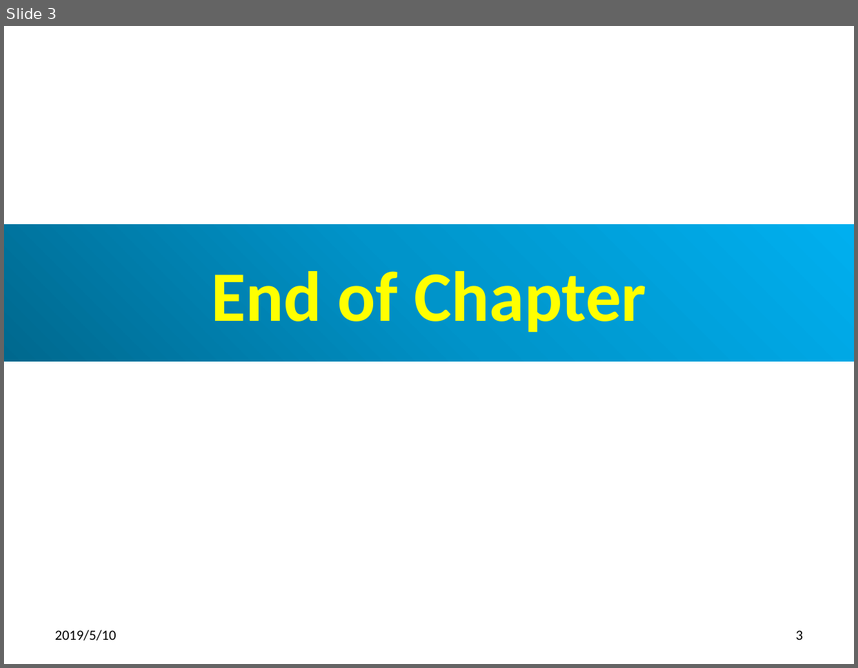
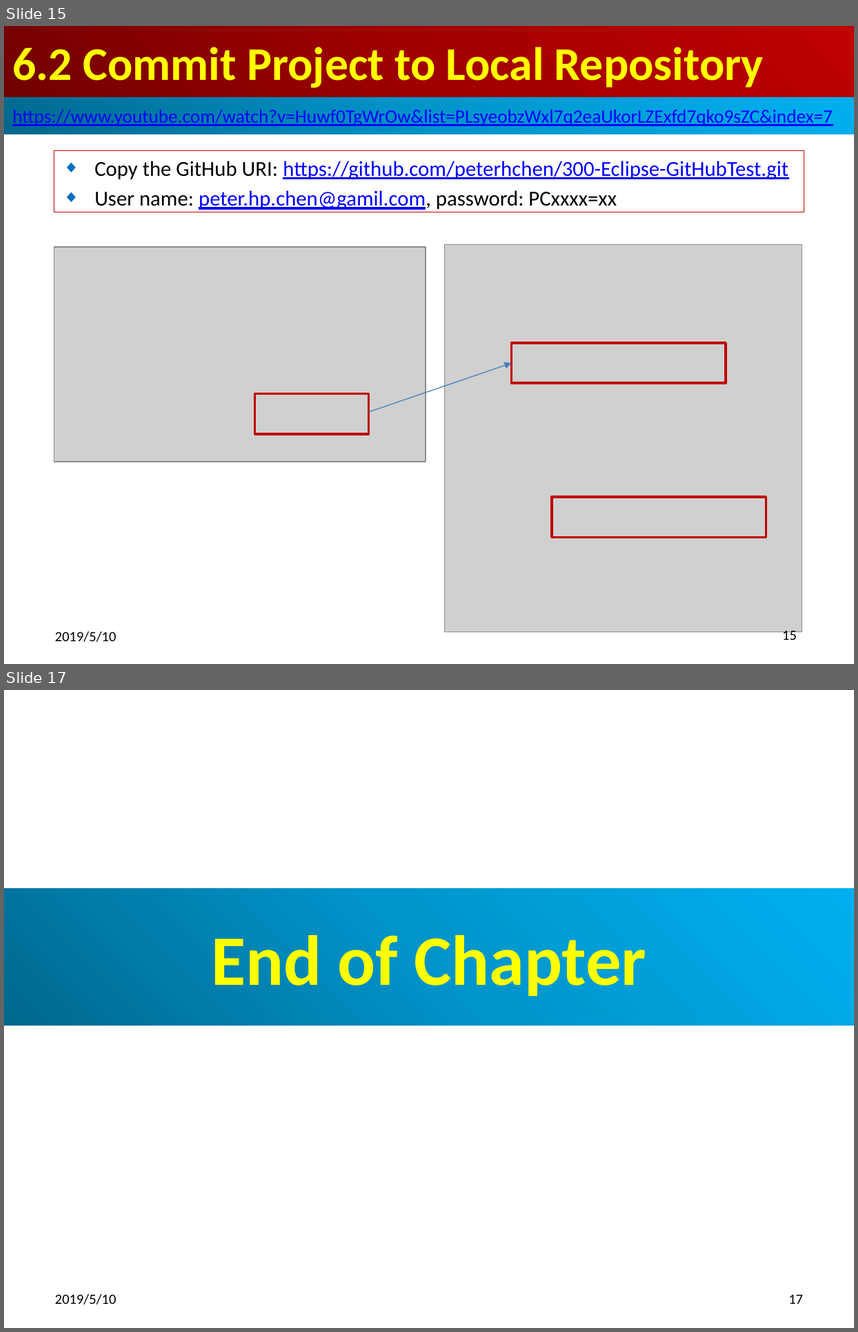
Before and after one commit to peterhchen/100-GitHub, a slide deck: ch06_EclipseGitHub.pptx. Shown one above the other, each under a label of ours: slide 3 before the commit, slides 15 and 17 after it; the slides between them are not shown. The pictures are 858x668 and 858x1332 pixels, drawn with LibreOffice and Linux fonts; fonts in the diff are those of the drawing; grey boxes stand for pictures. Boxes give left, top, right and bottom in pixels: in the first picture for what was removed or moved away, otherwise in the second. Text is boxed around its words. In the diff, an @@ line names an element or a change of style, - is before the commit and + after.

Commit message:
Eclipse Git Push

```diff
--- a/ch06_EclipseGitHub.pptx
+++ b/ch06_EclipseGitHub.pptx
@@ slide 15 added at (4, 26, 854, 664), background #FFFFFF @@
@@ title added at (4, 26, 854, 97), fill gradient #720000 to #A20000 to #C00000, 39.6 pt, text #FFFF00, bold @@
+6.2 Commit Project to Local Repository
@@ rectangle added at (4, 97, 854, 135), fill gradient #00688E to #0094CA to #00B0F0, 16 pt, text #0000FF, underline @@
+https://www.youtube.com/watch?v=Huwf0TgWrOw&list=PLsyeobzWxl7q2eaUkorLZExfd7qko9sZC&index=7
@@ subtitle added at (54, 151, 804, 212), outline #C00000 0.75 pt, 18 pt, text #0000FF, underline @@
+◆ Copy the GitHub URI: https://github.com/peterhchen/300-Eclipse-GitHubTest.git
+◆ User name: peter.hp.chen@gamil.com, password: PCxxxx=xx
@@ picture added at (54, 247, 426, 461) @@
@@ picture added at (444, 245, 802, 631) @@
@@ rectangle added at (512, 343, 726, 383), outline #C00000 2 pt @@
@@ arrow added from (369, 412) to (512, 363), #4B7EBC 0.75 pt @@
@@ rectangle added at (254, 393, 369, 433), outline #C00000 2 pt @@
@@ rectangle added at (551, 497, 766, 537), outline #C00000 2 pt @@
@@ text added at (55, 630, 116, 641), 12 pt, text #000000 @@
+2019/5/10
@@ page number added at (782, 628, 797, 639), 12 pt, text #000000 @@
+15
@@ what was slide 3 is now slide 17 @@
@@ page number at (789, 1294, 803, 1303): text changed @@
-3
+17
```
Also in this commit, not shown: 1 slide changed, 13 other slides added.
